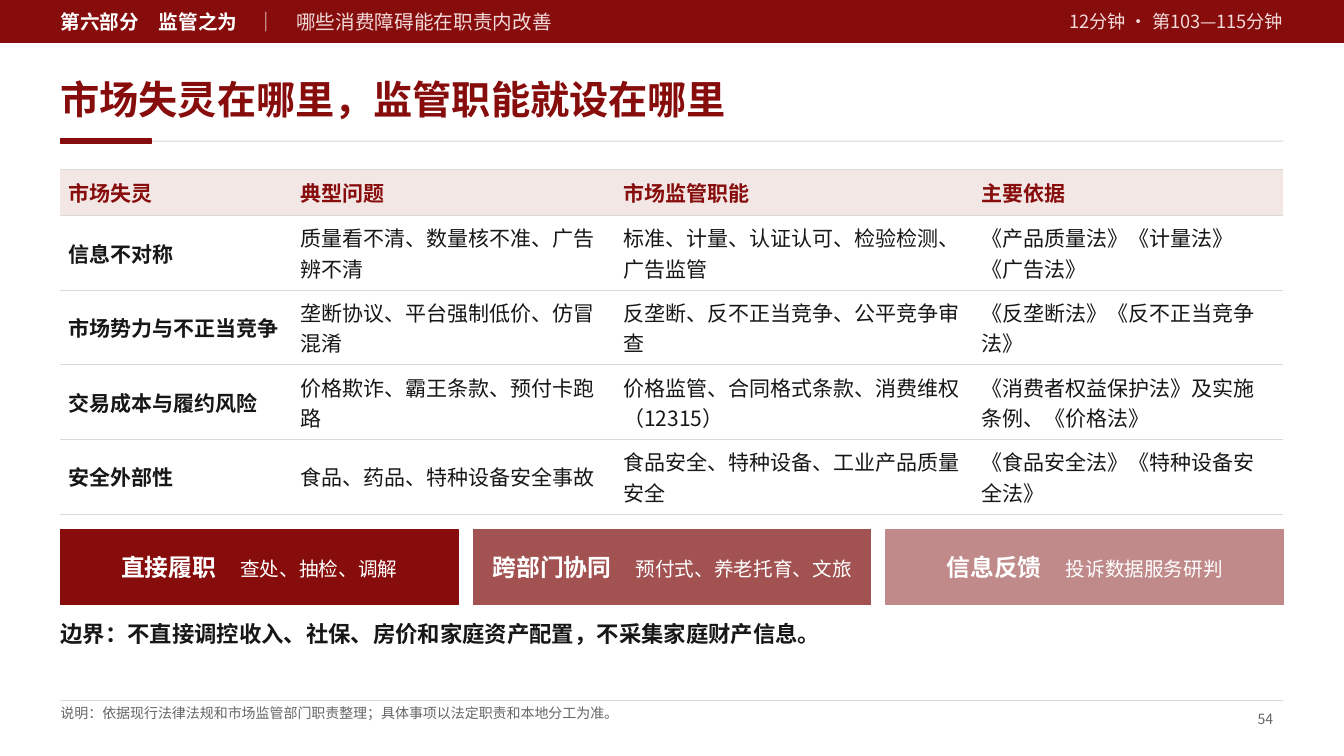
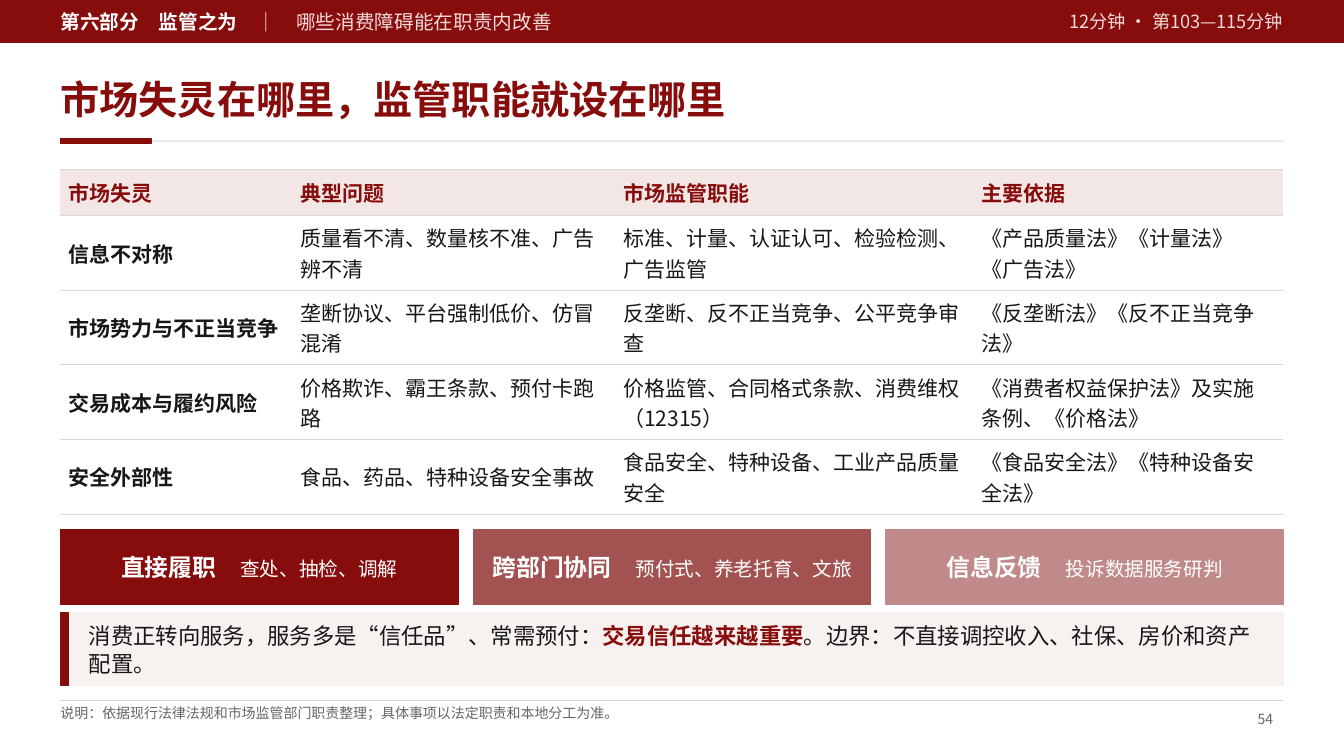
Before and after one commit to zerongwong/zerongwong.github.io, a slide deck: slide 54 of talks/2026-10-consumption-regulation/消费提振视角下的中国宏观经济形势分析_第三稿.pptx. Drawn at 1344x756 pixels with LibreOffice and Linux fonts; fonts in the diff are those of the drawing. Boxes give left, top, right and bottom in pixels: in the first picture for what was removed or moved away, otherwise in the second. Text is boxed around its words. In the diff, an @@ line names an element or a change of style, - is before the commit and + after.

```diff
--- a/talks/2026-10-consumption-regulation/消费提振视角下的中国宏观经济形势分析_第三稿.pptx
+++ b/talks/2026-10-consumption-regulation/消费提振视角下的中国宏观经济形势分析_第三稿.pptx
@@ rectangle added at box(60, 613, 1284, 686), fill #F7F1F0, outline #F7F1F0 1 pt @@
@@ rectangle added at box(60, 613, 69, 686), fill #870C0C, outline #870C0C 1 pt @@
@@ text at box(89, 625, 1251, 674): text changed; bold off @@
-边界：不直接调控收入、社保、房价和家庭资产配置，不采集家庭财产信息。
+消费正转向服务，服务多是“信任品”、常需预付：交易信任越来越重要。边界：不直接调控收入、社保、房价和资产配置。
@@ text "消费正转向服务，服务多是“信任品”、常需预付：交易信任越来越重要。边界：不直接调控收入、社保、房价和资产配置。" at box(89, 625, 1251, 674): vertical alignment top to middle @@
```
Also in this commit, not shown: 37 other slides changed, 9 other files.
